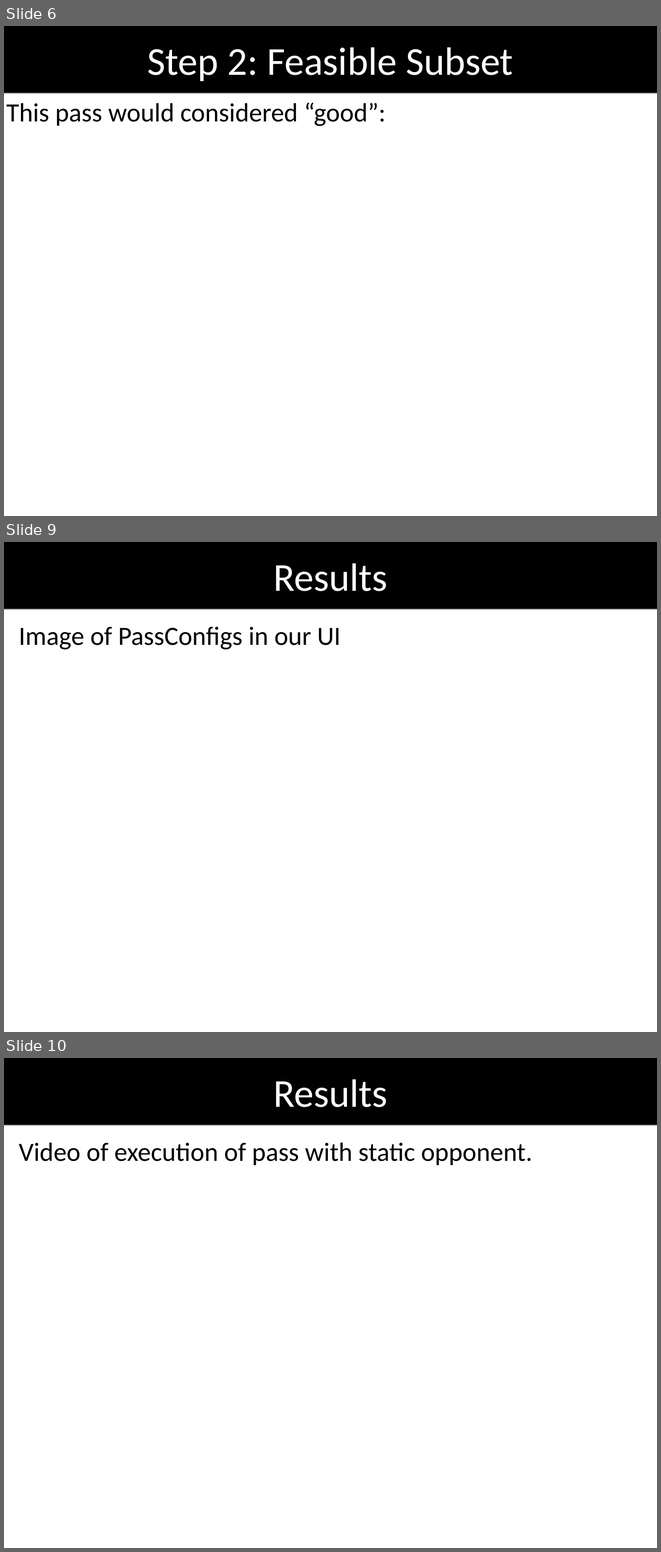
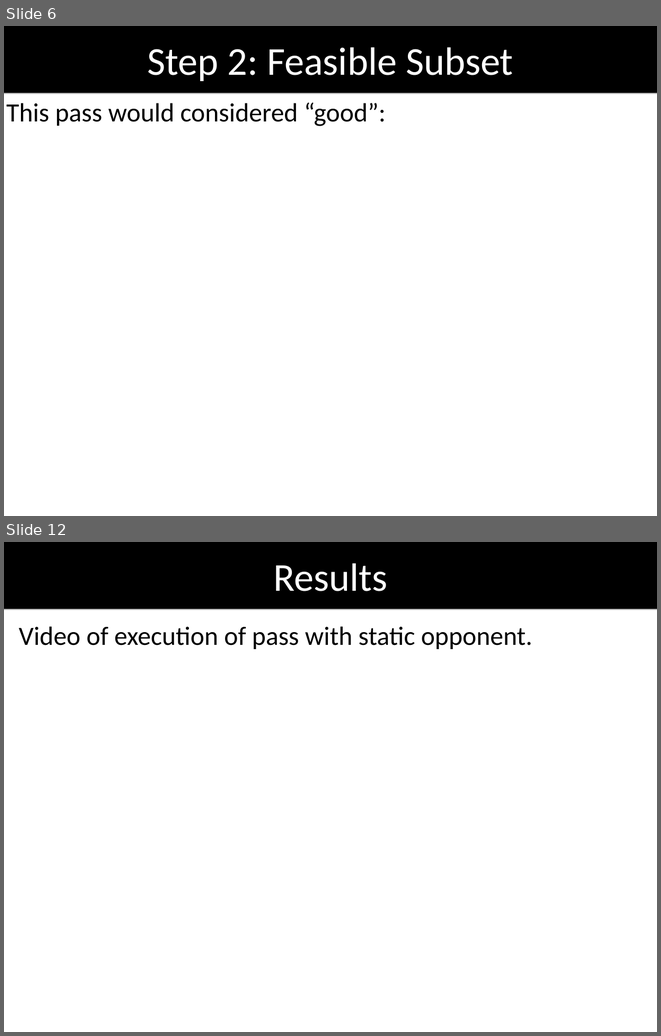
Before and after one commit to oarslan3/gt-cs-rip-projects, a slide deck: final/finalPresentation.odp. Shown one above the other, each under a label of ours: slides 6, 9 and 10 before the commit, slides 6 and 12 after it; the slides between them are not shown. The pictures are 661x1552 and 661x1036 pixels, drawn with LibreOffice and Linux fonts; fonts in the diff are those of the drawing; background and template pictures are left out. Boxes give left, top, right and bottom in pixels: in the first picture for what was removed or moved away, otherwise in the second. Text is boxed around its words. In the diff, an @@ line names an element or a change of style, - is before the commit and + after.

```diff
--- a/final/finalPresentation.odp
+++ b/final/finalPresentation.odp
@@ slide 9 removed at box(4, 542, 657, 1032), background #FFFFFF @@
@@ title removed at box(4, 542, 657, 608) @@
-Results
@@ text removed at box(19, 626, 341, 650) @@
-Image of PassConfigs in our UI
@@ what was slide 10 is now slide 12 @@
```
Also in this commit, not shown: 6 slides changed, 6 slides added, 1 other slide removed, 4 other files.
